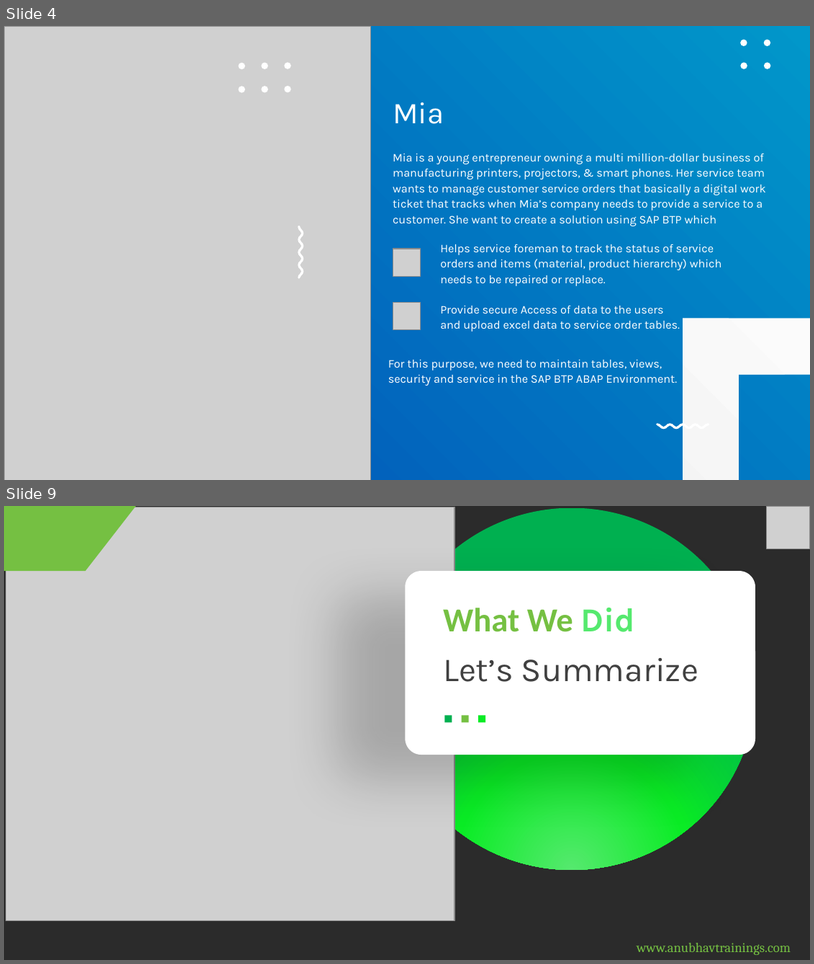
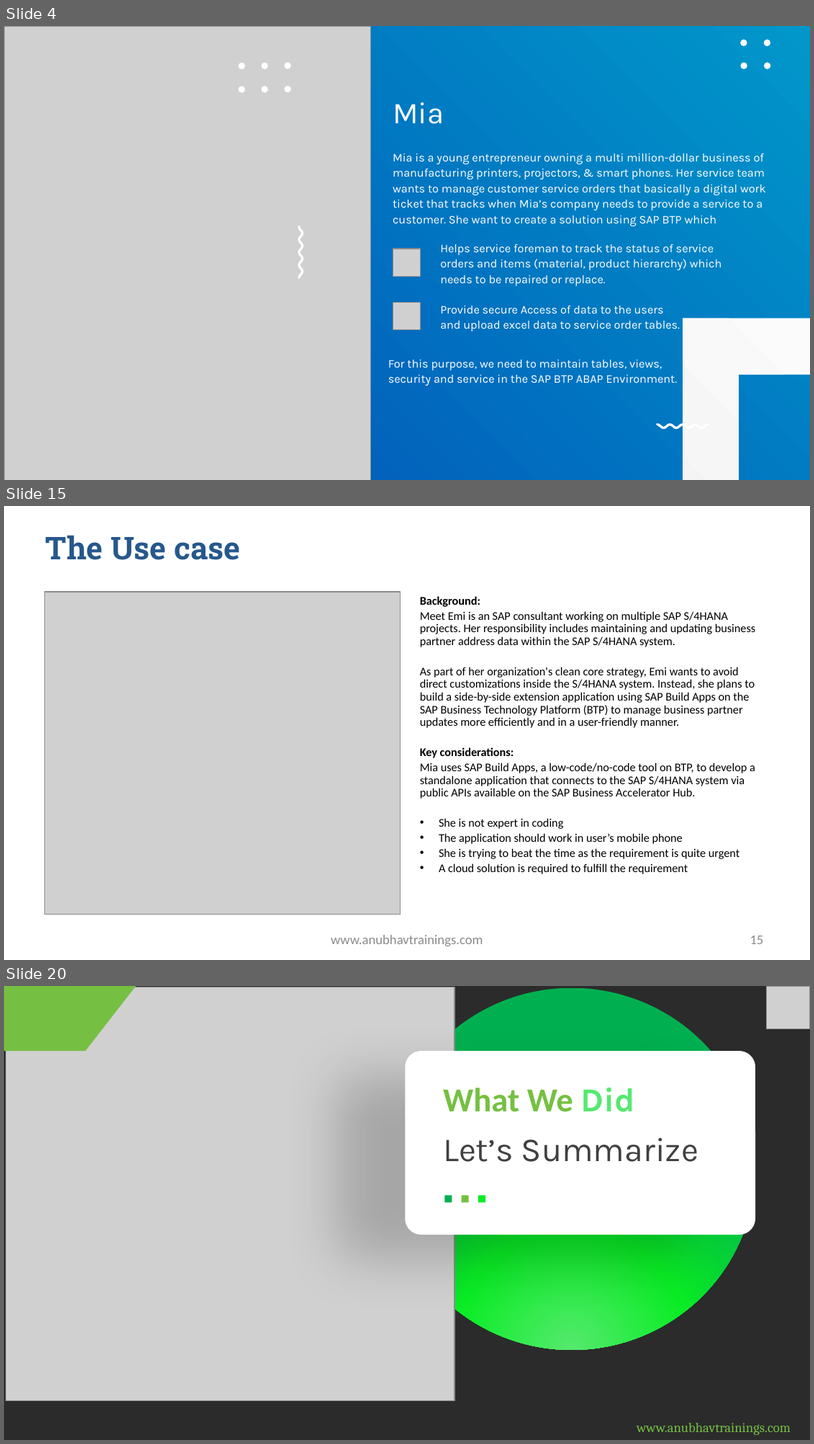
Before and after one commit to soyuztechnologies/SAP_Build_End_to_End, a slide deck: Day 30/SAP Build Training Day 30.pptx. Shown one above the other, each under a label of ours: slides 4 and 9 before the commit, slides 4, 15 and 20 after it; the slides between them are not shown. The pictures are 814x964 and 814x1444 pixels, drawn with LibreOffice and Linux fonts; fonts in the diff are those of the drawing; grey boxes stand for pictures; background and template pictures are left out; a plain dark background stands for a picture behind light text. Boxes give left, top, right and bottom in pixels: in the first picture for what was removed or moved away, otherwise in the second. Text is boxed around its words. In the diff, an @@ line names an element or a change of style, - is before the commit and + after.

Commit message:
Auto bot updater Build Course

```diff
--- a/Day 30/SAP Build Training Day 30.pptx
+++ b/Day 30/SAP Build Training Day 30.pptx
@@ slide 15 added at (4, 506, 810, 960), background picture (left out) @@
@@ title added at (46, 536, 241, 560), 28 pt, text gradient #26588D to #4197C6, bold @@
+The Use case
@@ picture added at (44, 592, 401, 914) @@
@@ text added at (420, 596, 756, 874), 10.5 pt, text #000000 @@
+Background:
+Meet Emi is an SAP consultant working on multiple SAP S/4HANA projects. Her responsibility includes maintaining and updating business partner address data within the SAP S/4HANA system.
+As part of her organization's clean core strategy, Emi wants to avoid direct customizations inside the S/4HANA system. Instead, she plans to build a side-by-side extension application using SAP Build Apps on the SAP Business Technology Platform (BTP) to manage business partner updates more efficiently and in a user-friendly manner.
+Key considerations:
+Mia uses SAP Build Apps, a low-code/no-code tool on BTP, to develop a standalone application that connects to the SAP S/4HANA system via public APIs available on the SAP Business Accelerator Hub.
+• She is not expert in coding
+• The application should work in user’s mobile phone
+• She is trying to beat the time as the requirement is quite urgent
+• A cloud solution is required to fulfill the requirement
@@ text added at (331, 934, 483, 946), 12 pt, text #8C8C8C @@
+www.anubhavtrainings.com
@@ page number added at (751, 935, 764, 944), 12 pt, text #8C8C8C @@
+15
@@ what was slide 9 is now slide 20 @@
```
Also in this commit, not shown: 2 slides changed, 10 other slides added, 4 other files.
